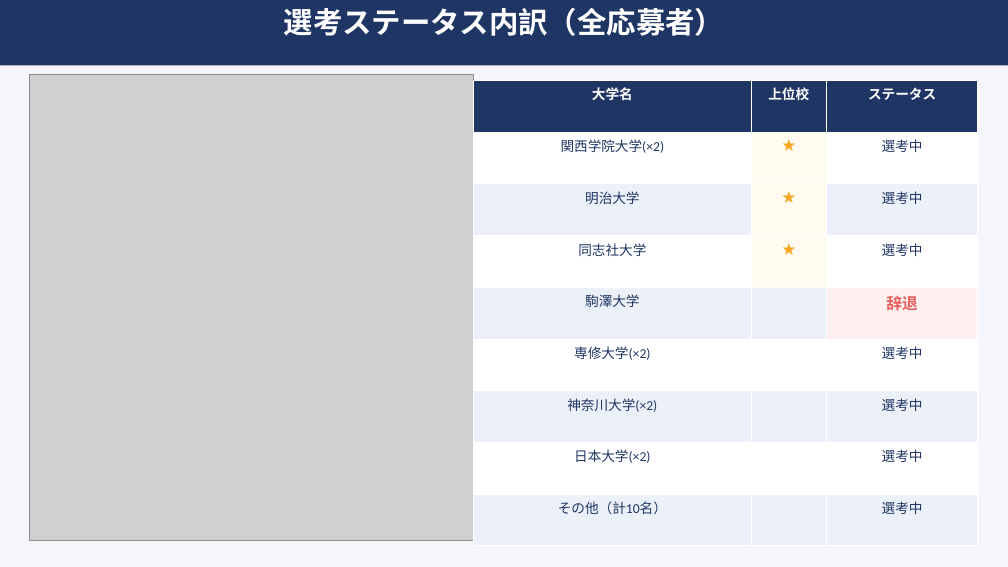
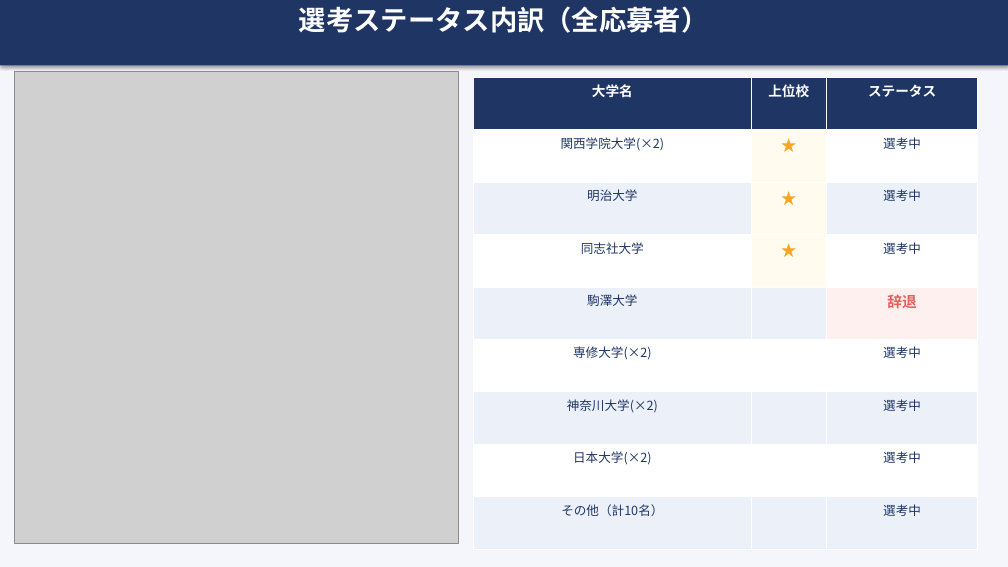
Before and after one commit to syoukaku007-star/daiki, a slide deck: slide 6 of 上位校採用分析レポート_2026_v2.pptx. Drawn at 1008x567 pixels with LibreOffice and Linux fonts; fonts in the diff are those of the drawing; grey boxes stand for pictures. Boxes give left, top, right and bottom in pixels: in the first picture for what was removed or moved away, otherwise in the second. Text is boxed around its words. In the diff, an @@ line names an element or a change of style, - is before the commit and + after.

```diff
--- a/上位校採用分析レポート_2026_v2.pptx
+++ b/上位校採用分析レポート_2026_v2.pptx
@@ rectangle at [0, 0, 1008, 66]: shadow on @@
@@ text in rectangle at [284, 8, 724, 36]: text removed @@
-選考ステータス内訳（全応募者）
@@ text added at [299, 6, 709, 33], 26 pt, text #FFFFFF, bold @@
+選考ステータス内訳（全応募者）
@@ picture: place and size @@
-picture at [29, 74, 473, 540]
+picture at [15, 71, 459, 543]
@@ table at [474, 77, 979, 549] @@
@@ font Calibri to Noto Sans CJK JP @@
@@ size 13 to 12 pt in "関西学院大学(×2)", "選考中", "明治大学", "選考中" and 11 more places @@
@@ size 16 to 15 pt in "★", "★", "★" @@
@@ size 15 to 14 pt in "辞退" @@
```
Also in this commit, not shown: 7 other slides changed.
